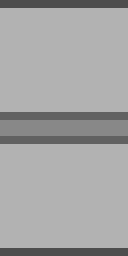
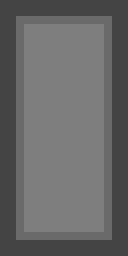
Layers edited between the first and the second 128 × 256 image:
hid group "Group 1" (4 layers) over [0, 0, 128, 256]
painted on "Layer 5" over [0, 8, 128, 248]
added layer "Layer 8" above "Layer 9" over [0, 0, 128, 256]
added layer "Layer 9" above "Layer 1" over [24, 24, 104, 232]
showed "Layer 1" over [0, 0, 128, 256]
